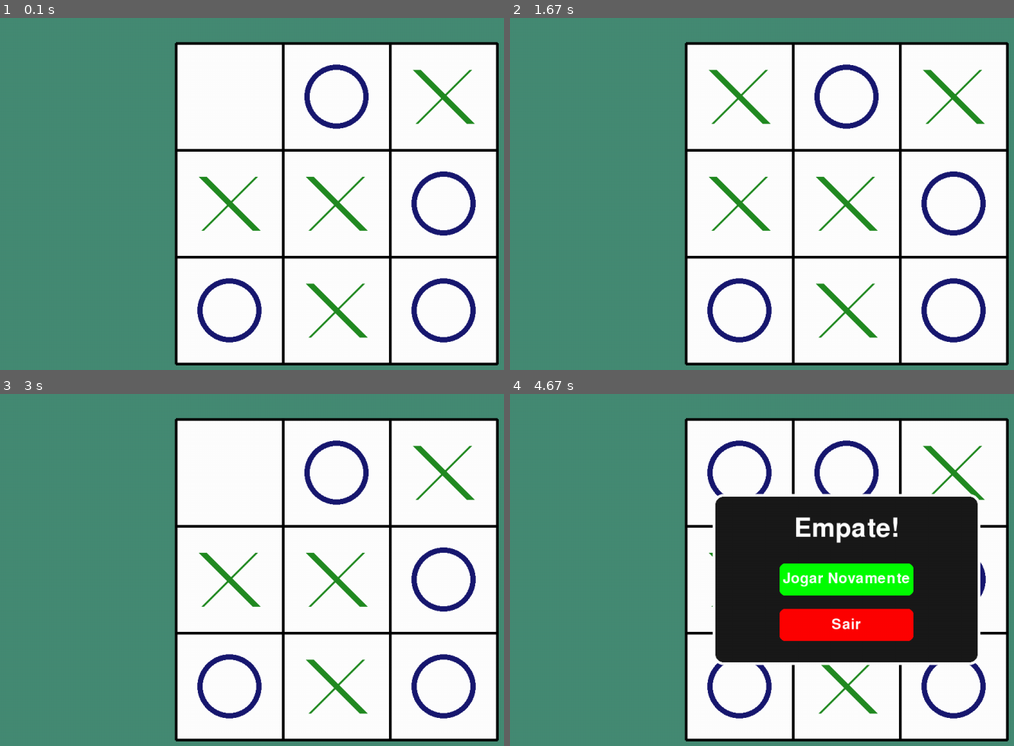
Above: before the commit, frames 1-4 (two rows, left to right).
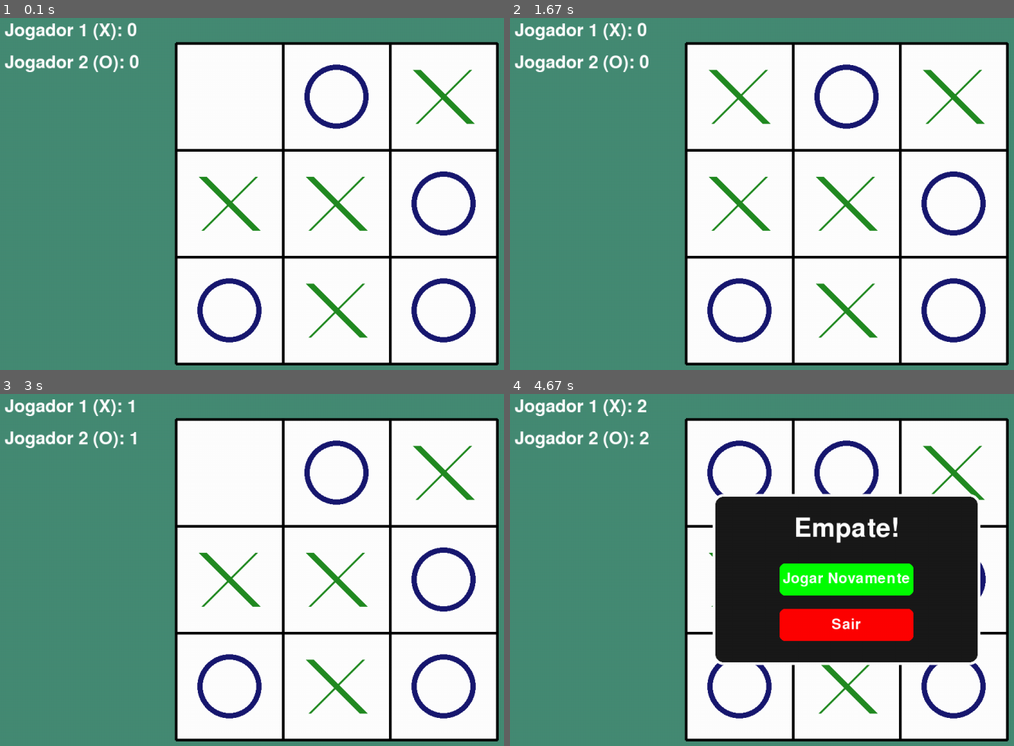
Above: after the commit, the same moments.

Repository: Gape-42/Pygame
Game: pygame game, started from tela.py
The game is run twice, just before and just after one commit, with the same random seed, the same clock (stepped at 60 frames per second) and the same inputs.
Inputs:
- Up to frame 1 (0.1 s): no input
- Up to frame 2 (1.67 s): no input
- Up to frame 3 (3 s): click "Jogar Novamente" at 2.38 s
- Up to frame 4 (4.67 s): no input

The runs differ from the first frame. In frame 1, 1.0% of the frame differs, in the area x 0-28%, y 1-16%; in frame 2, 1.0%; in frame 3, 0.9%; in frame 4, 1.0%.

Commit message:
Adição das pontuações dos jogadores

Diff:
--- a/tela.py
+++ b/tela.py
@@ -1,3 +1,4 @@
+# Bibliotecas
 import pygame
 import time
 
@@ -8,6 +9,10 @@
 matriz_jogo = [[0, 0, 0],
                [0, 0, 0],
                [0, 0, 0]]
+
+# Variáveis para as pontuações dos jogadores
+pontuacao_jogador1 = 0
+pontuacao_jogador2 = 0
 
 pygame.init()
 clock = pygame.time.Clock()
@@ -60,6 +65,17 @@
                                                 (centro_x + meia_largura_xis, centro_y + meia_largura_xis), 15)
                 pygame.draw.line(tela, "forestgreen", (centro_x + meia_largura_xis, centro_y - meia_largura_xis),
                                                 (centro_x -  meia_largura_xis, centro_y + meia_largura_xis), 5)
+
+
+# Função para exibir a ponyuação de cada jogador
+def exibir_pontuacao(p1, p2):
+    fonte = pygame.font.SysFont(None, 48)
+    texto_p1 = fonte.render(f"Jogador 1 (X): {p1}", True, "white")
+    texto_p2 = fonte.render(f"Jogador 2 (O): {p2}", True, "white")
+
+    # Posição dos textos
+    tela.blit(texto_p1, (20, 20))
+    tela.blit(texto_p2, (20, 80))
 
 
 # Função para a verificação de vitória
@@ -145,6 +161,7 @@
         # Desenha o tabuleiro por trás
         desenhar_tabuleiro()
         desenhar_jogada()
+        exibir_pontuacao(pontuacao_jogador1, pontuacao_jogador2)
 
         # Modal
         pygame.draw.rect(tela, "gray10", modal_rect, border_radius=20)
@@ -193,6 +210,7 @@
 
     # Chamada da função para desenhar as jogadas
     desenhar_jogada()
+    exibir_pontuacao(pontuacao_jogador1, pontuacao_jogador2)
     pygame.display.flip()
 
     # ------------------- Inicio dos Algoritmos de busca -------------------
@@ -220,16 +238,20 @@
 
     # Verifica quem ganhou
     if verificar_vencedor(1) == 1:   # X ganhou
+        pontuacao_jogador1 += 2
         exibir_vencedor(1)
         matriz_jogo = [[0, 0, 0], [0, 0, 0], [0, 0, 0]]
         continue
 
     elif verificar_vencedor(2) == 2: # O ganhou
+        pontuacao_jogador2 += 2
         exibir_vencedor(2)
         matriz_jogo = [[0, 0, 0], [0, 0, 0], [0, 0, 0]]
         continue
 
     elif verificar_empate():         # Empate
+        pontuacao_jogador1 += 1
+        pontuacao_jogador2 += 1
         exibir_vencedor(0)
         matriz_jogo = [[0, 0, 0], [0, 0, 0], [0, 0, 0]]
         continue
